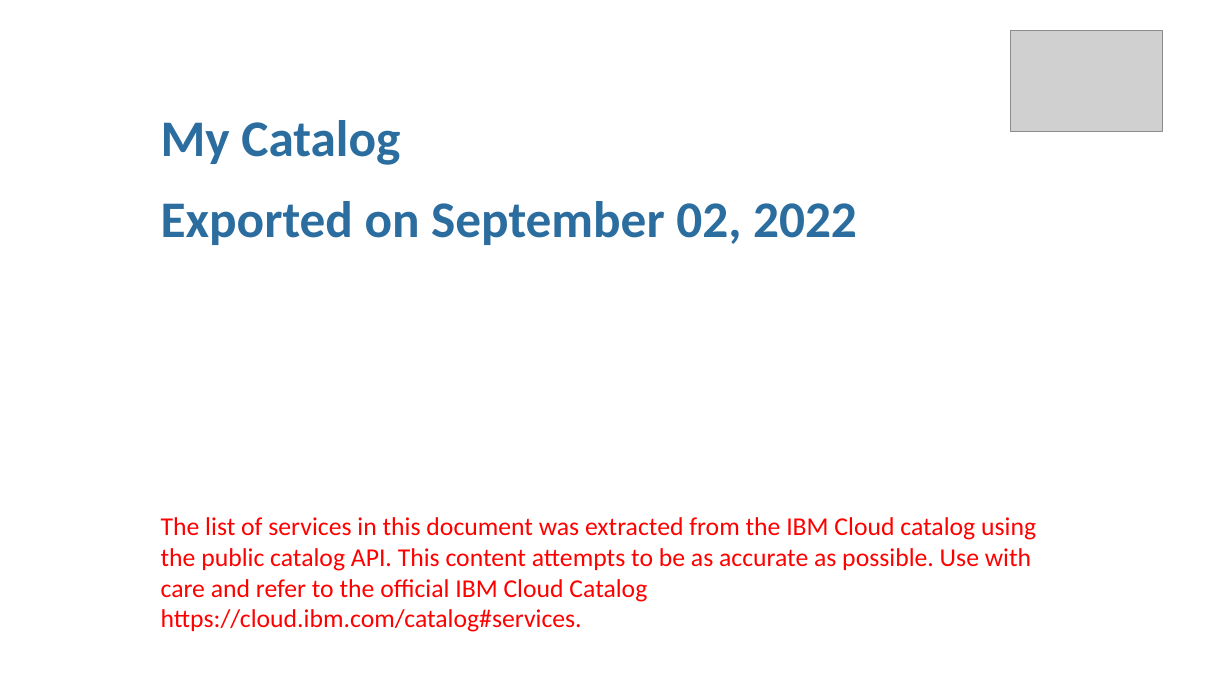
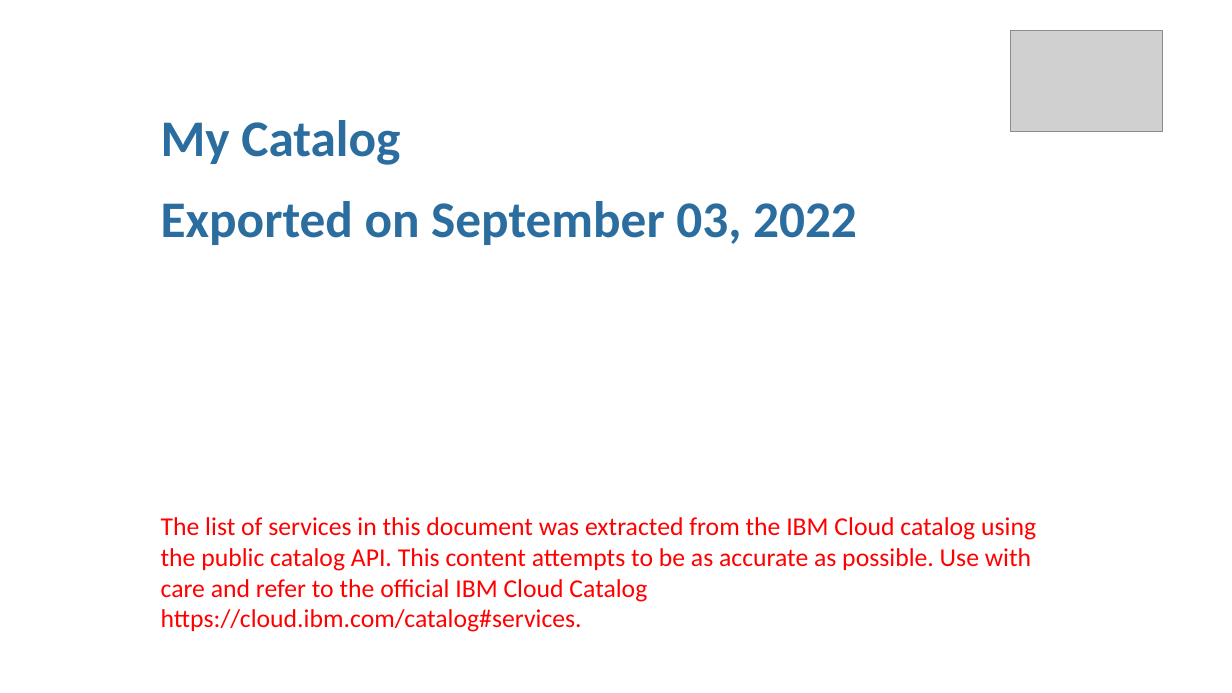
Before and after one commit to l2fprod/mycatalog, a slide deck: slide 1 of docs/generated/mycatalog.pptx. Drawn at 1232x693 pixels with LibreOffice and Linux fonts; fonts in the diff are those of the drawing; grey boxes stand for pictures. Boxes give left, top, right and bottom in pixels: in the first picture for what was removed or moved away, otherwise in the second. Text is boxed around its words. In the diff, an @@ line names an element or a change of style, - is before the commit and + after.

```diff
--- a/docs/generated/mycatalog.pptx
+++ b/docs/generated/mycatalog.pptx
@@ text at (x1=161, y1=201, x2=857, y2=245): text changed @@
-Exported on September 02, 2022
+Exported on September 03, 2022
```
Also in this commit, not shown: 6 other files.
